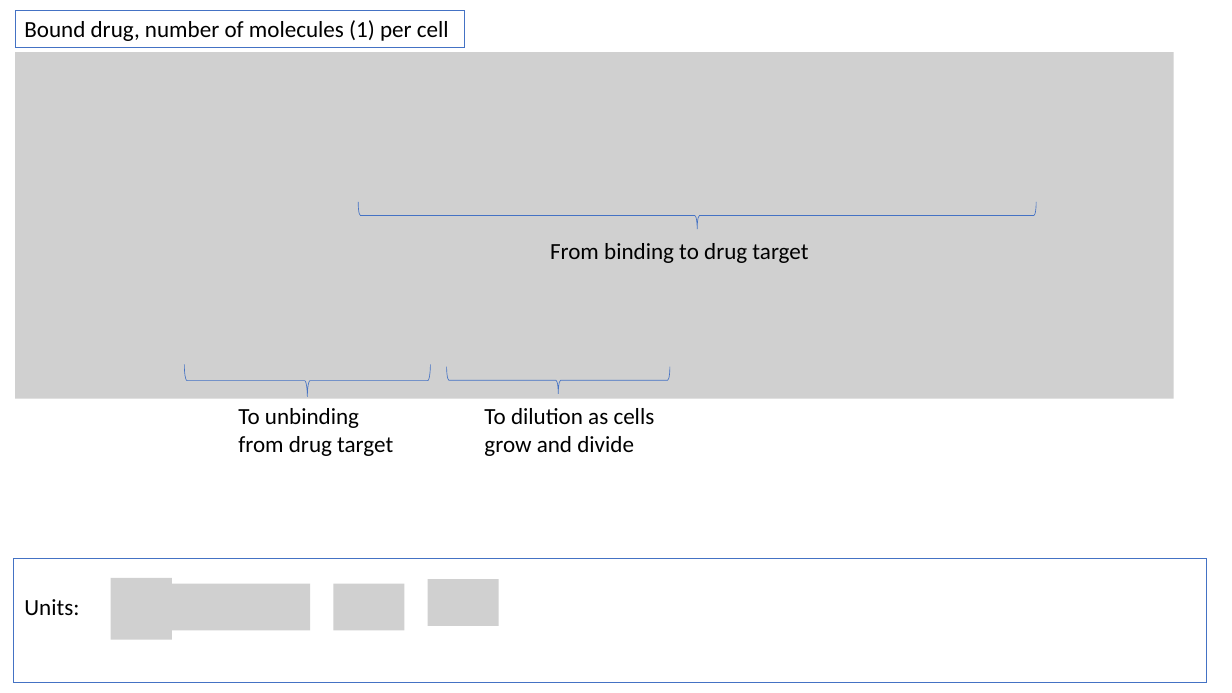
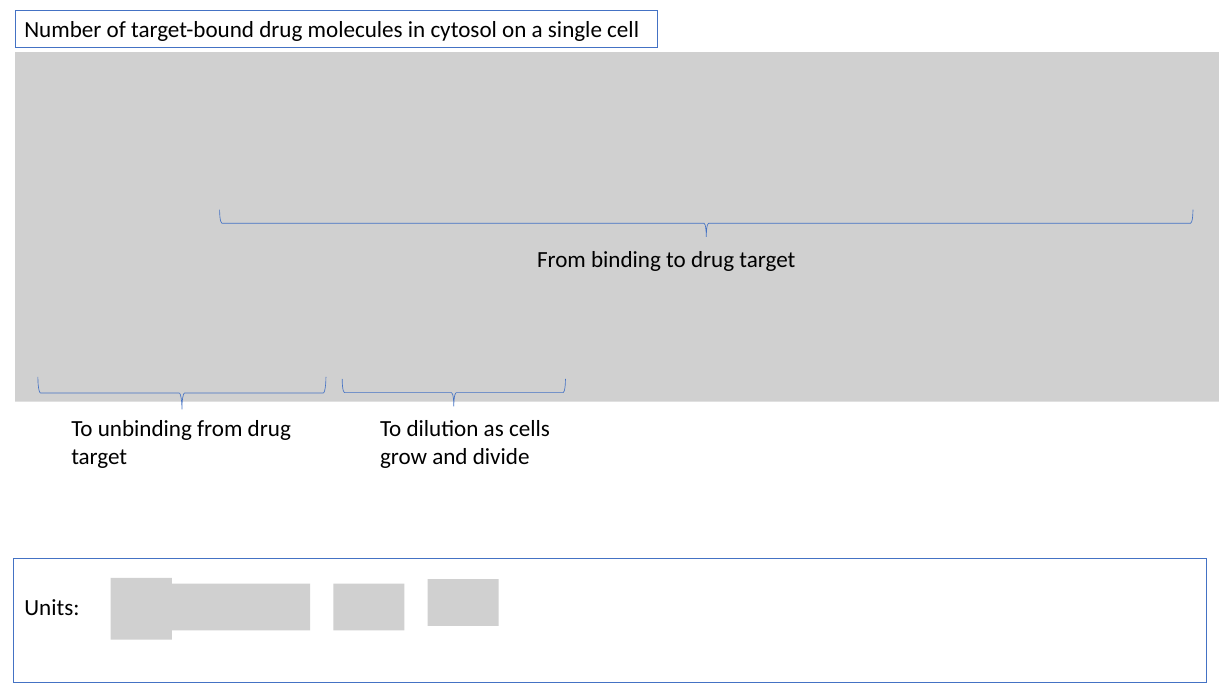
Before and after one commit to judith-stein/hc-protac-shuttle-rshiny-in-vivo, a slide deck: slide 50 of www/logistic_pk_pd_equations_explained.pptx (slide 24 before the commit). Drawn at 1232x693 pixels with LibreOffice and Linux fonts; fonts in the diff are those of the drawing; grey boxes stand for pictures. Boxes give left, top, right and bottom in pixels: in the first picture for what was removed or moved away, otherwise in the second. Text is boxed around its words. In the diff, an @@ line names an element or a change of style, - is before the commit and + after.

```diff
--- a/www/logistic_pk_pd_equations_explained.pptx
+++ b/www/logistic_pk_pd_equations_explained.pptx
@@ rectangle "Number of target-bound drug molecules ...": place and size @@
-rectangle "Number of target-bound drug molecules ..." at [16,10,465,47]
+rectangle "Number of target-bound drug molecules ..." at [16,10,658,47]
@@ text in rectangle at [24,21,639,41]: text changed @@
-Bound drug, number of molecules (1) per cell
+Number of target-bound drug molecules in cytosol on a single cell
@@ picture: place and size @@
-picture at [16,52,1175,398]
+picture at [16,52,1220,401]
@@ right brace: place and size @@
-right brace at [358,202,1037,229]
+right brace at [220,210,1193,237]
@@ text "From binding to drug target": place and size @@
-text "From binding to drug target" at [550,243,808,263]
+text "From binding to drug target" at [537,251,795,271]
@@ right brace: place and size @@
-right brace at [184,365,430,397]
+right brace at [37,377,326,409]
@@ right brace: place and size @@
-right brace at [446,367,670,395]
+right brace at [342,379,566,407]
@@ text "To unbinding from drug target" rewrapped from [238,408,393,456] to [71,420,291,468] @@
@@ text "To dilution as cells grow ...": place and size @@
-text "To dilution as cells grow ..." at [484,408,655,456]
+text "To dilution as cells grow ..." at [380,420,550,468]
```
Also in this commit, not shown: 17 other slides changed, 32 slides added, 11 slides removed, 7 other files.
